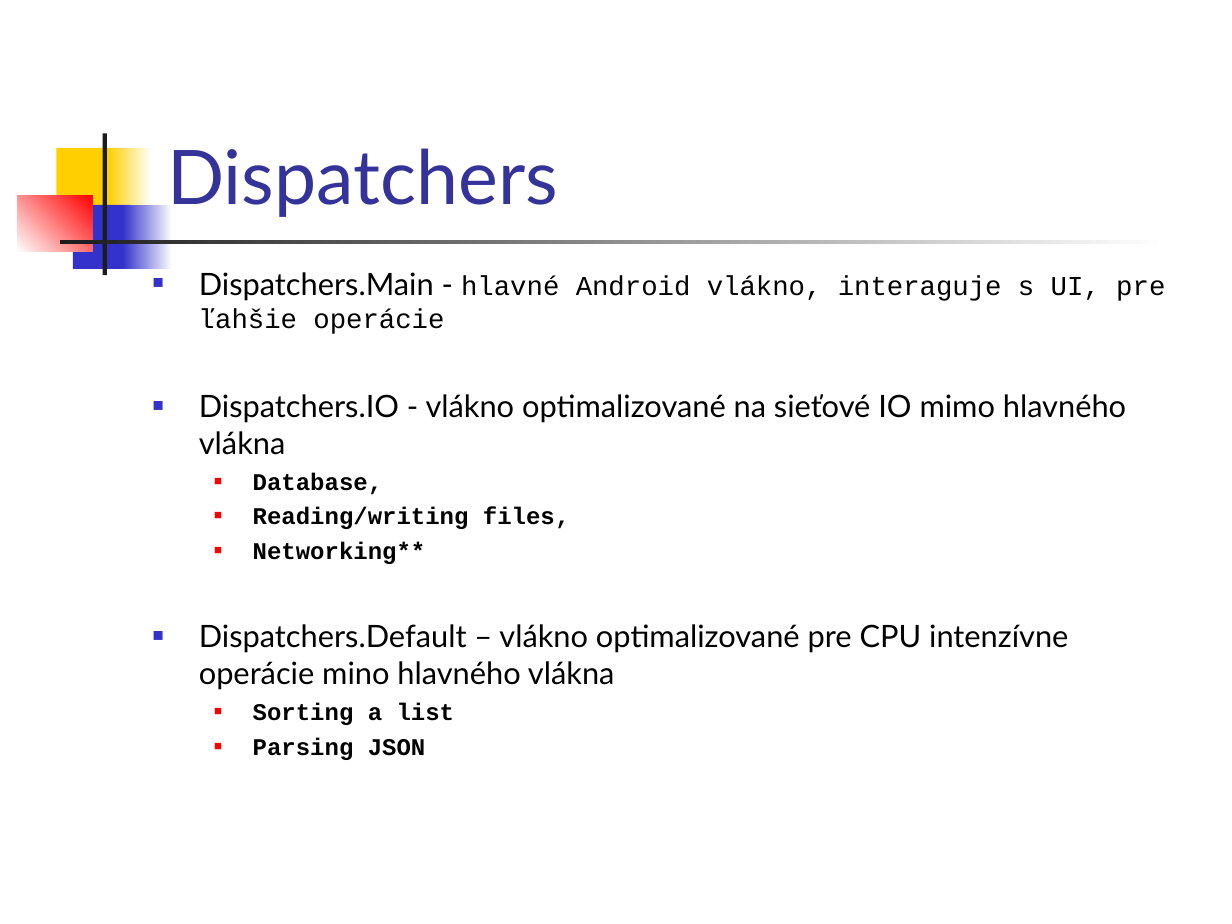
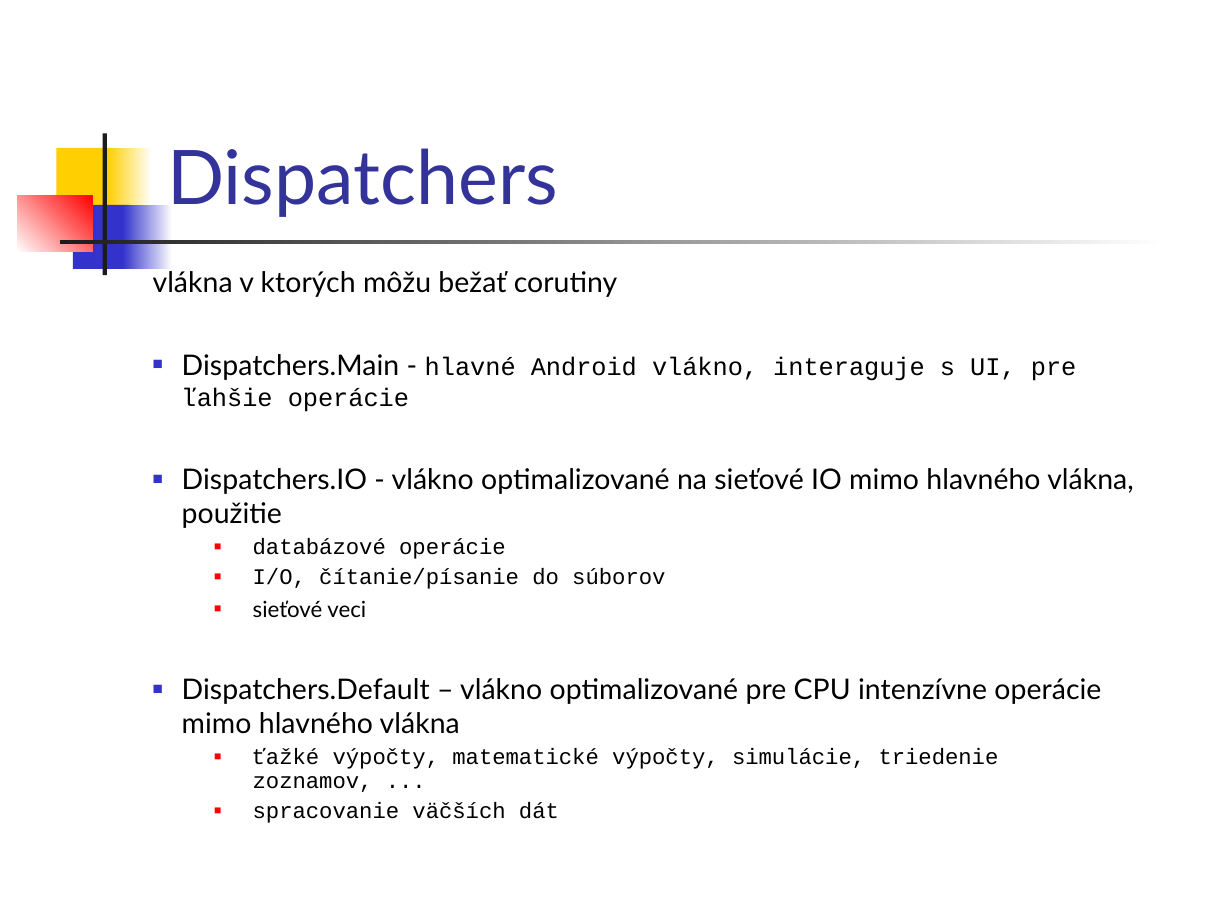
Before and after one commit to vmandro/Prednasky, a slide deck: slide 27 of 10/10A_Android.ppt. Drawn at 1232x924 pixels with LibreOffice and Linux fonts; fonts in the diff are those of the drawing. Boxes give left, top, right and bottom in pixels: in the first picture for what was removed or moved away, otherwise in the second. Text is boxed around its words. In the diff, an @@ line names an element or a change of style, - is before the commit and + after.

```diff
--- a/10/10A_Android.ppt
+++ b/10/10A_Android.ppt
@@ text at (153, 268, 618, 297): paragraph added @@
+vlákna v ktorých môžu bežať corutiny
@@ text at (182, 354, 1076, 412): size 18 to 16.6 pt in "Dispatchers.Main -"; size 16 to 14.8 pt in "hlavné Android vlákno, interaguje s UI, pre ..."; indent changed @@
@@ text at (182, 468, 1134, 823): text changed; size 18 to 16.6 pt @@
-■ Dispatchers.IO - vlákno optimalizované na sieťové IO mimo hlavného vlákna
-  ■ Database,
-  ■ Reading/writing files,
-  ■ Networking**
-■ Dispatchers.Default – vlákno optimalizované pre CPU intenzívne operácie mino hlavného vlákna
-  ■ Sorting a list
-  ■ Parsing JSON
+■ Dispatchers.IO - vlákno optimalizované na sieťové IO mimo hlavného vlákna, použitie
+  ■ databázové operácie
+  ■ I/O, čítanie/písanie do súborov
+  ■ sieťové veci
+■ Dispatchers.Default – vlákno optimalizované pre CPU intenzívne operácie mimo hlavného vlákna
+  ■ ťažké výpočty, matematické výpočty, simulácie, triedenie zoznamov, ...
+  ■ spracovanie väčších dát
```
Also in this commit, not shown: 19 other slides changed, 1 slide added, 1 other file.
